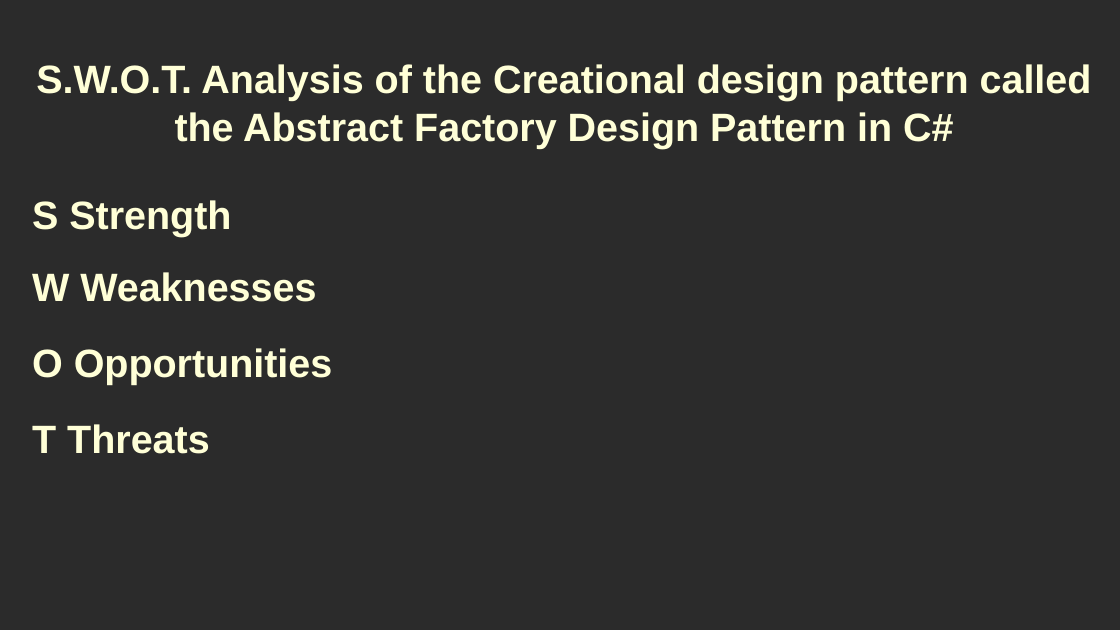
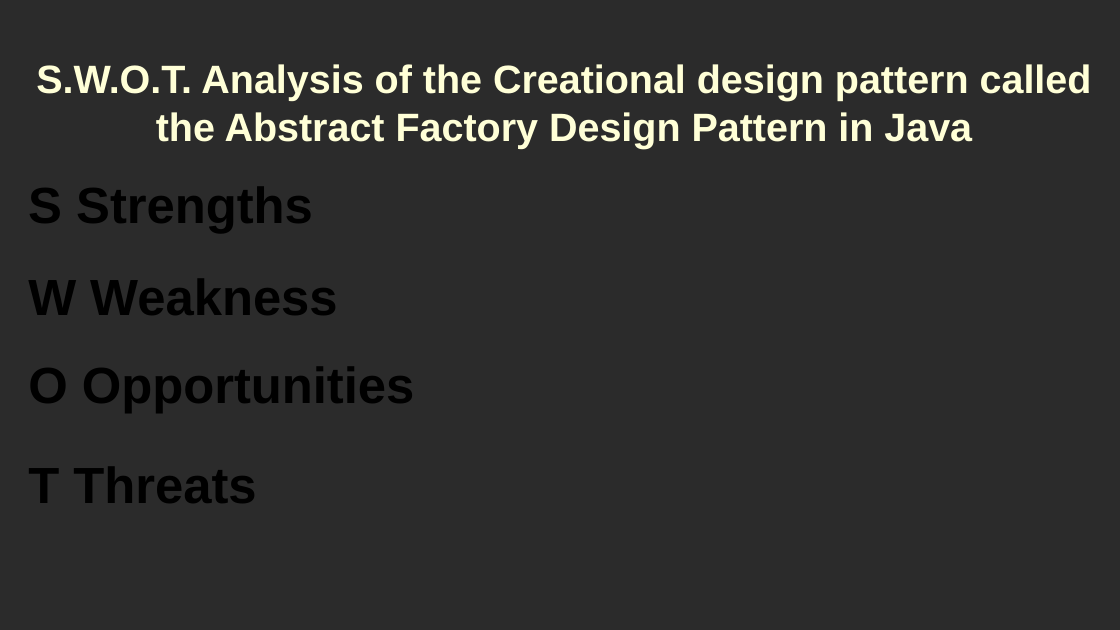
Before and after one commit to RayAndrade/JavaStudy, a slide deck: slide 3 of Creational/AbstractFactory/swot/swot.odp (slide 18 before the commit). Drawn at 1120x630 pixels with LibreOffice and Linux fonts; fonts in the diff are those of the drawing; background and template pictures are left out; a plain dark background stands for a picture behind light text. Boxes give left, top, right and bottom in pixels: in the first picture for what was removed or moved away, otherwise in the second. Text is boxed around its words. In the diff, an @@ line names an element or a change of style, - is before the commit and + after.

```diff
--- a/Creational/AbstractFactory/swot/swot.odp
+++ b/Creational/AbstractFactory/swot/swot.odp
@@ title at <box>36,64,1092,148</box>: text changed @@
-S.W.O.T. Analysis of the Creational design pattern called the Abstract Factory Design Pattern in C#
+S.W.O.T. Analysis of the Creational design pattern called the Abstract Factory Design Pattern in Java
@@ title at <box>28,187,313,233</box>: text changed; size 28 to 36 pt; text colour #FFFFD7 to #000000 @@
-S Strength
+S Strengths
@@ title at <box>28,279,337,315</box>: text changed; size 28 to 36 pt; text colour #FFFFD7 to #000000 @@
-W Weaknesses
+W Weakness
@@ title "O Opportunities": place and size @@
-title "O Opportunities" at <box>32,348,333,385</box>
+title "O Opportunities" at <box>28,367,415,413</box>
@@ title "O Opportunities" at <box>28,367,415,413</box>: size 28 to 36 pt, text colour #FFFFD7 to #000000 @@
@@ title "T Threats" at <box>28,467,256,503</box>: size 28 to 36 pt, text colour #FFFFD7 to #000000 @@
@@ title "T Threats": place and size @@
-title "T Threats" at <box>32,424,210,454</box>
+title "T Threats" at <box>28,467,256,503</box>
```
Also in this commit, not shown: 19 other slides changed, 6 slides added, 36 other files.
